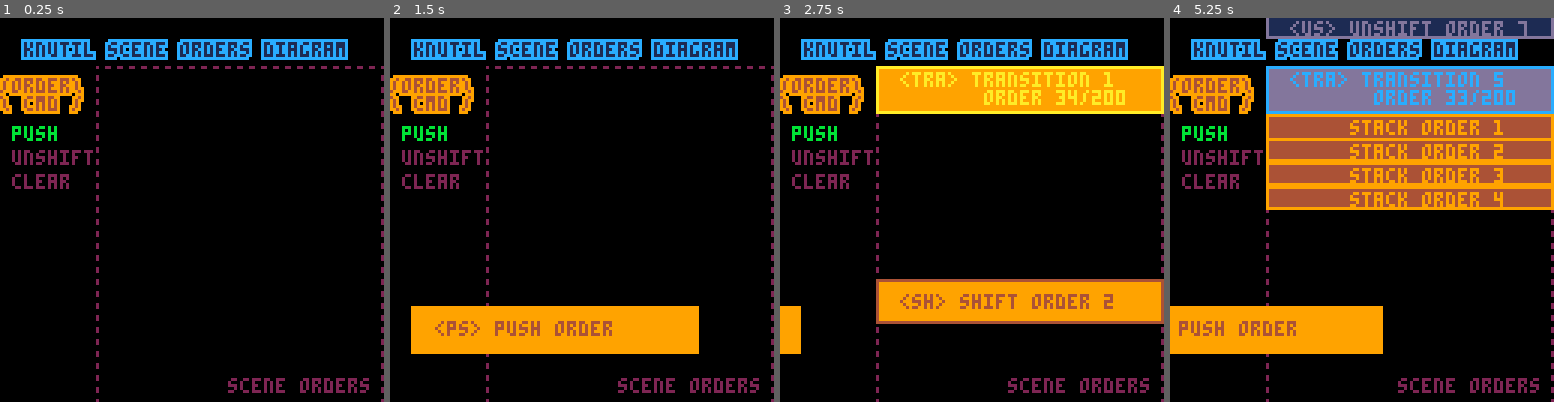
Above: before the commit, frames 1-4 (left to right).
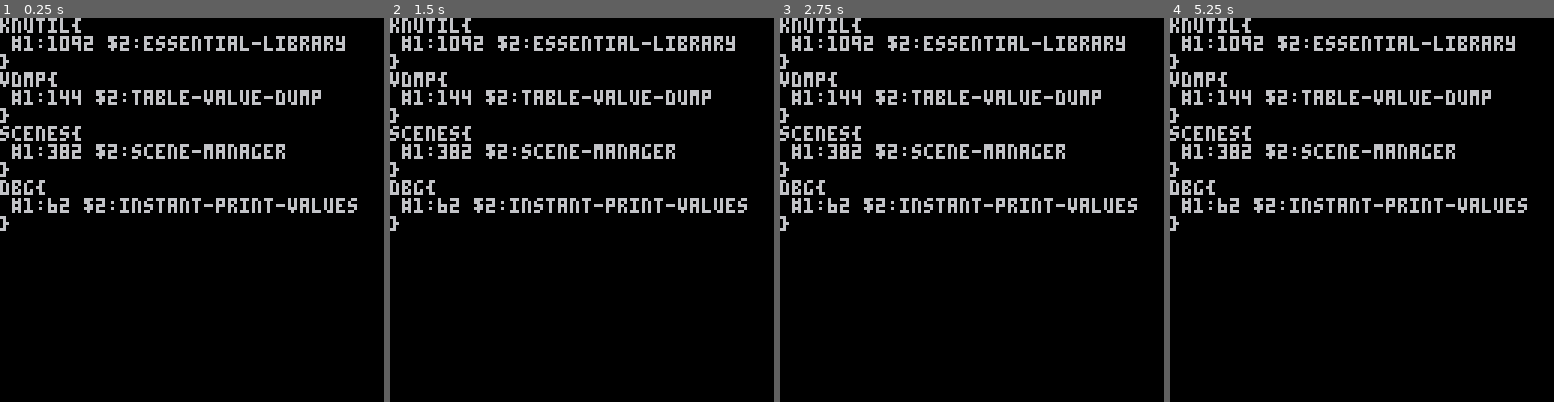
Above: after the commit, the same moments.

Repository: bitchunk/knutil
Game: PICO-8 cartridge knutil.p8
Same seed, same stepped clock (60 frames per second), same inputs: the game is played once before the commit and once after it.
Inputs:
- Up to frame 1 (0.25 s): no input
- Up to frame 2 (1.5 s): tap O (Z key) at 0.7 s
- Up to frame 3 (2.75 s): tap O (Z key) at 1.7, 2.1, 2.5 s; hold Up 2.15-2.42 s
- Up to frame 4 (5.25 s): tap O (Z key) every 0.4 s from 2.9 to 4.9 s; hold Down 3.63-3.97 s; hold Up 4.73-5.03 s

The runs differ from the first frame. In frame 1, 14% of the frame differs, in the area x 0-100%, y 0-100%; in frame 2, 23%; in frame 3, 31%; in frame 4, 49%.

Commit message:
vdmp→dmpに変更

Diff:
--- a/knutil.p8
+++ b/knutil.p8
@@ -82,7 +82,9 @@
 return v
 end
 
-function cat(f,s)
+function cat(f,...)
+--for i,s in pairs({...}) do
+foreach({...},function(s)
 for k,v in pairs(s) do
 if tonum(k) then
 add(f,v)
@@ -90,6 +92,7 @@
 f[k]=v
 end
 end
+end)
 return f
 end
 
@@ -206,7 +209,7 @@
 
 mkrs,hovk,_mnb=htbl'x y w h ex ey r p'
 ,htbl'{x y}{x ey}{ex y}{ex ey}'
-,htbl'cont hover ud rs rf cs cf os of cam'
+,htbl'con hov ud rs rf cs cf os of cam'
 function rfmt(p)
 local x,y,w,h=unpack(ttable(p) or _split(p,' ',true))
 return comb(mkrs,{x,y,w,h,x+w-1,y+h-1,w/2,p})
@@ -350,11 +353,13 @@
 return res
 end
 -->8
---vdmp
-vdmpl={}
-function vdmp(v,x)
-local tstr=htbl([[
-number=#;string=$;boolean=%;function=*;nil=!;
+--dmp
+_dmpl={}
+function dmp(v,x)
+local tstr=comb(split[[
+number string boolean function nil
+]],split[[
+# $ % * !;
 ]])
 tstr.table='{'
 local p,s=true,''
@@ -365,20 +370,20 @@
 v=ttable(v) and v or {v}
 for i,str in pairs(v) do
 	if ttable(str) then
-	 add(vdmpl,s..i..tstr[type(str)])
-		vdmp(str,x+1)
-	 add(vdmpl,s..'}')
+	 add(_dmpl,s..i..tstr[type(str)])
+		dmp(str,x+1)
+	 add(_dmpl,s..'}')
  p=true
 	else
 		if p then
-		add(vdmpl,s)
+		add(_dmpl,s)
 		end
- vdmpl[#vdmpl]=vdmpl[#vdmpl]..tstr[type(str)]..':'..tostr(str)..' '
+ _dmpl[#_dmpl]=_dmpl[#_dmpl]..tstr[type(str)]..i..':'..tostr(str)..' '
 	p=false
 	end
 end
 if x==0 then
-tmap(vdmpl,function(v)
+tmap(_dmpl,function(v)
 ?v
 end)
 stop()
@@ -623,7 +628,7 @@
  dbg{62 instant-print-values}
 }
 ]])
---vdmp(tokencost)
+dmp(tokencost)
 __gfx__
 00991000000991000000000000000000099910000009991000000991100000007771000771000000991191100111191000011910000000000000000004444000
 09999100009999109910441004410991999991000099999100009991991000007777107777100000999999100999991000999910000044440444444047777440
Not shown, changed: knutil.p8.png
